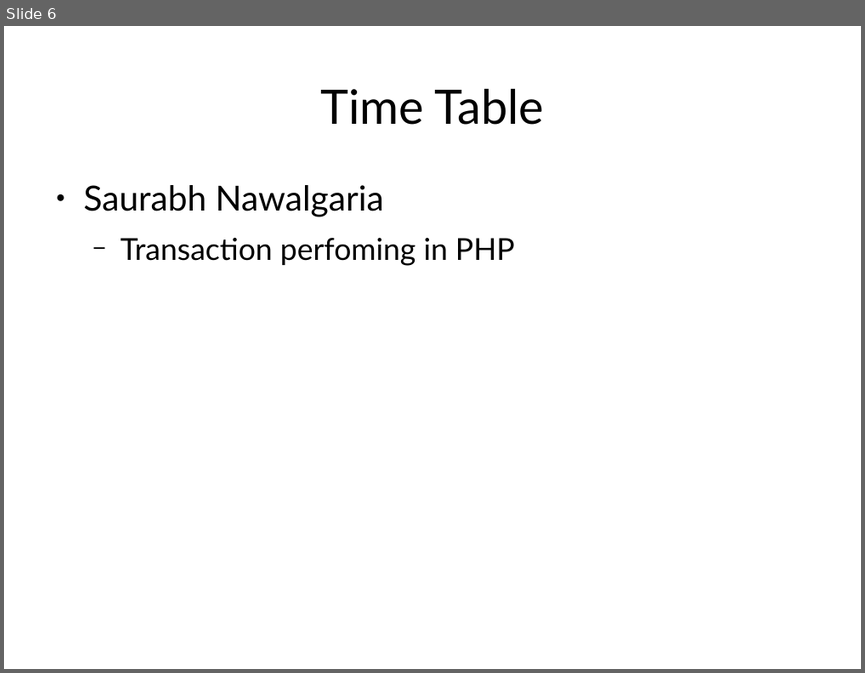
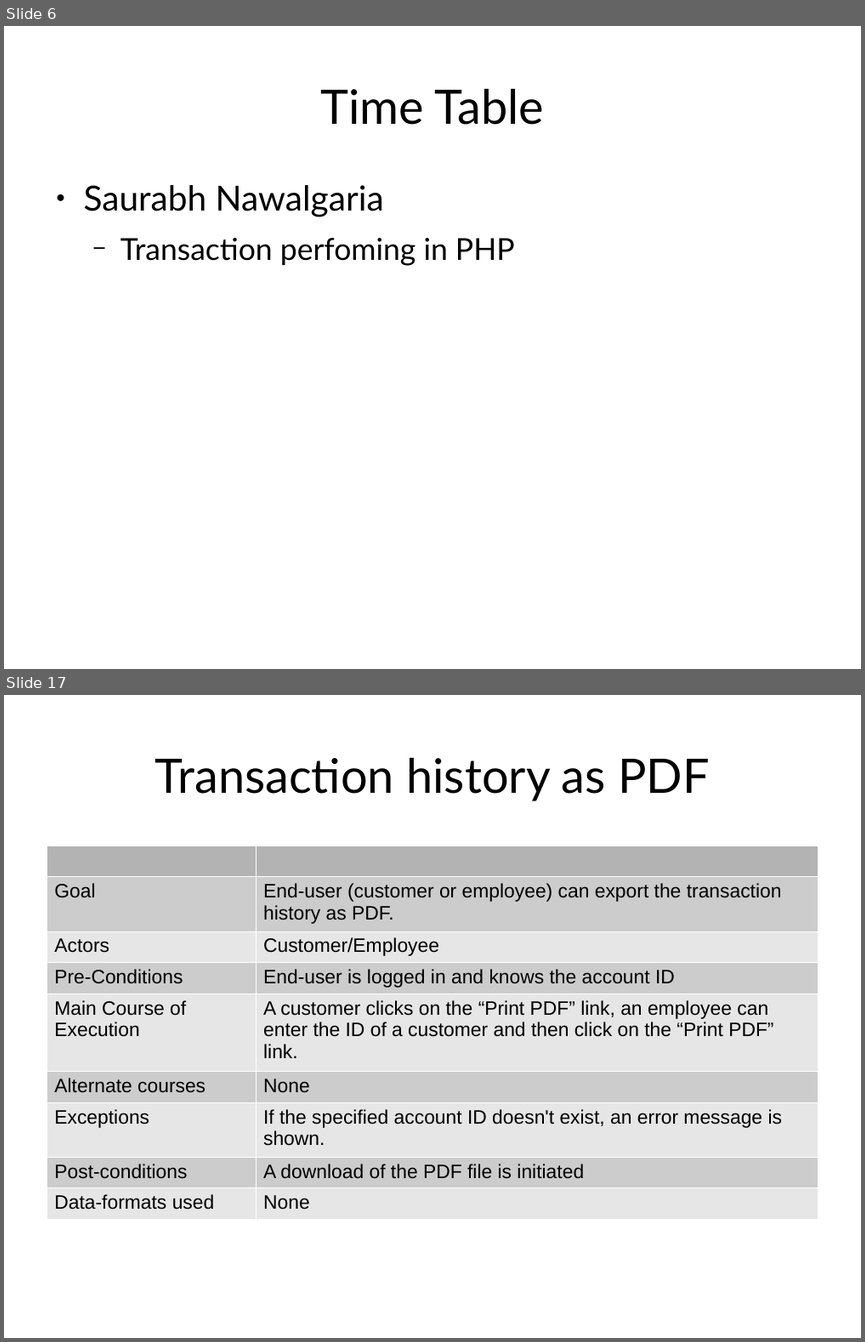
Before and after one commit to snawalgaria/SecureCoding, a slide deck: presentation/presentation.odp. Shown one above the other, each under a label of ours: slide 6 before the commit, slides 6 and 17 after it; the slides between them are not shown. The pictures are 865x673 and 865x1342 pixels, drawn with LibreOffice and Linux fonts; fonts in the diff are those of the drawing. Boxes give left, top, right and bottom in pixels: in the first picture for what was removed or moved away, otherwise in the second. Text is boxed around its words. In the diff, an @@ line names an element or a change of style, - is before the commit and + after.

```diff
--- a/presentation/presentation.odp
+++ b/presentation/presentation.odp
@@ slide 17 added at (4, 695, 861, 1338), background #FFFFFF @@
@@ title added at (155, 758, 710, 801), 44 pt, text #000000 @@
+Transaction history as PDF
@@ table added at (46, 845, 818, 1213), 9 rows, 2 columns @@
+ | 
+Goal | End-user (customer or employee) can export the transaction history as PDF.
+Actors | Customer/Employee
+Pre-Conditions | End-user is logged in and knows the account ID
+Main Course of Execution | A customer clicks on the “Print PDF” link, an employee can enter the ID of a customer and then click on the “Print PDF” link.
+Alternate courses | None
+Exceptions | If the specified account ID doesn't exist, an error message is shown.
+Post-conditions | A download of the PDF file is initiated
+Data-formats used | None
```
Also in this commit, not shown: 1 slide changed, 10 other slides added, 1 other file.
